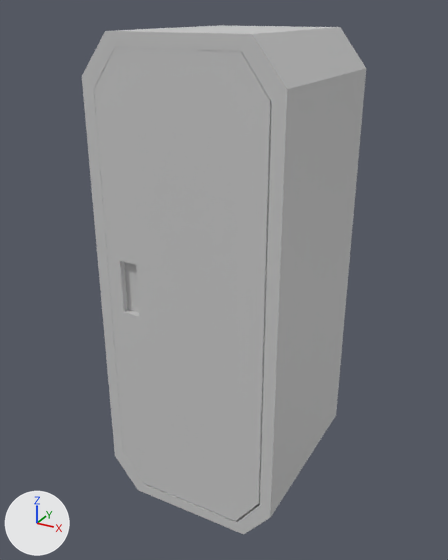
An edit to the FBX model MonKi/Assets/Models/Scenery/Closets/Armario Vertical.fbx, drawn before and after from the same camera.
Camera for both pictures: a 50 mm camera at (25.45, -2.28, 2.1) aimed at (24.25, -0.11, 1.01). Arrows for +X, +Y and +Z are at lower left; the lights stay in place. Where no turn or scale is listed for an object, it has been applied to the vertices.

Script lines for the objects in view, before the commit:
```python
me_armário_vertical = bpy.data.meshes.new('Armário Vertical')
me_armário_vertical.from_pydata(...)  # 48 vertices, 84 faces; spans x -0.41..0.39, y -0.32..0.48, z -0.68..1.32
me_armário_vertical.materials.append(mat_defaultmaterial)  # light grey #cbcbcb
me_cube_005 = bpy.data.meshes.new('Cube.005')
me_cube_005.from_pydata(...)  # 24 vertices, 44 faces; spans x -0.69..0.01, y -0.02..0.03, z -0.95..0.95
me_cube_005.materials.append(mat_defaultmaterial)  # light grey #cbcbcb
ob_armário_vertical = bpy.data.objects.new('Armário Vertical', me_armário_vertical)
ob_armário_vertical.location = (24.286, -0.169, 0.704)
ob_cube_005 = bpy.data.objects.new('Cube.005', me_cube_005)
ob_cube_005.location = (24.612, -0.458, 1.026)
```
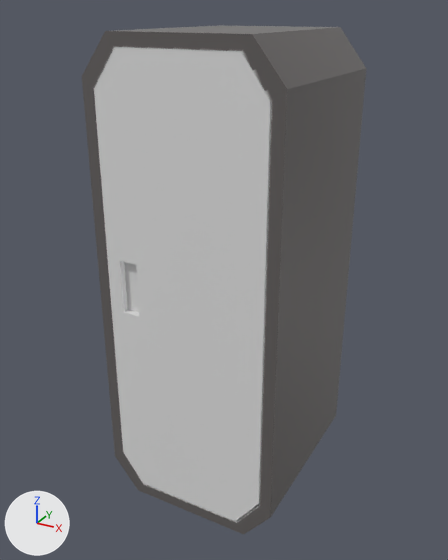
The newer file is also turned or shifted as a whole; pictures and numbers use the older file's frame.

Location of each change, [x1, y1, x2, y2] in pixels of the pictures (448 x 560 px):
'Cube.005', recoloured: [94, 47, 272, 521] in both
'Armário Vertical', recoloured: [82, 25, 366, 534] in both

Diff of the bpy script that builds the scene:
```diff
--- a/MonKi/Assets/Models/Scenery/Closets/Armario Vertical.fbx.py
+++ b/MonKi/Assets/Models/Scenery/Closets/Armario Vertical.fbx.py
@@ img_armario_vertical_defaultmaterial_basecolor_png @@
+img_armario_vertical_defaultmaterial_basecolor_png = load_image('Armario Vertical_DefaultMaterial_BaseColor.png', '../Texturas/Armario Vertical_DefaultMaterial_BaseColor.png', 1024, 1024, 'sRGB')
@@ img_armario_vertical_defaultmaterial_roughness_png @@
+img_armario_vertical_defaultmaterial_roughness_png = load_image('Armario Vertical_DefaultMaterial_Roughness.png', '../Texturas/Armario Vertical_DefaultMaterial_Roughness.png', 1024, 1024, 'Non-Color')
@@ img_armario_vertical_defaultmaterial_normal_png @@
+img_armario_vertical_defaultmaterial_normal_png = load_image('Armario Vertical_DefaultMaterial_Normal.png', '../Texturas/Armario Vertical_DefaultMaterial_Normal.png', 1024, 1024, 'Non-Color')
@@ img_armario_vertical_defaultmaterial_metallic_png @@
+img_armario_vertical_defaultmaterial_metallic_png = load_image('Armario Vertical_DefaultMaterial_Metallic.png', '../Texturas/Armario Vertical_DefaultMaterial_Metallic.png', 1024, 1024, 'Non-Color')
@@ mat_basematerial @@
+mat_basematerial = bpy.data.materials.new('BaseMaterial')
+# uses the picture img_armario_vertical_defaultmaterial_basecolor_png
+# uses the picture img_armario_vertical_defaultmaterial_metallic_png
+# uses the picture img_armario_vertical_defaultmaterial_normal_png
+# uses the picture img_armario_vertical_defaultmaterial_roughness_png
@@ mat_material_004 @@
+mat_material_004 = bpy.data.materials.new('Material.004')
+# uses the picture img_armario_vertical_defaultmaterial_basecolor_png
+# uses the picture img_armario_vertical_defaultmaterial_metallic_png
+# uses the picture img_armario_vertical_defaultmaterial_normal_png
+# uses the picture img_armario_vertical_defaultmaterial_roughness_png
@@ me_armário_vertical @@
 me_armário_vertical.from_pydata(...)  # 48 vertices, 84 faces; spans x -0.41..0.39, y -0.32..0.48, z -0.68..1.32
-me_armário_vertical.materials.append(mat_defaultmaterial)  # light grey #cbcbcb
+me_armário_vertical.materials.append(mat_basematerial)
@@ me_cube_005 @@
 me_cube_005.from_pydata(...)  # 24 vertices, 44 faces; spans x -0.69..0.01, y -0.02..0.03, z -0.95..0.95
-me_cube_005.materials.append(mat_defaultmaterial)  # light grey #cbcbcb
+me_cube_005.materials.append(mat_material_004)
```
